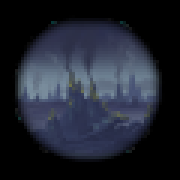
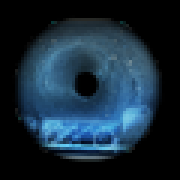
Before/after of a (180, 180) layered artwork. What changed in the layer stack:
added layer "Layer 32" above "Layer 31" over [15, 21, 162, 162]
added layer "Layer 31" above "Layer 30" over [15, 18, 162, 162]
